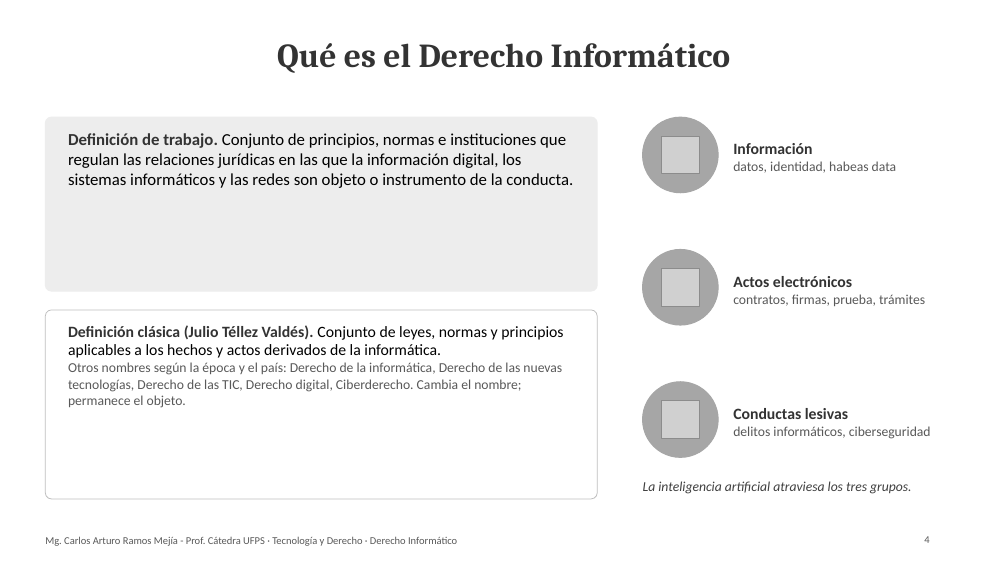
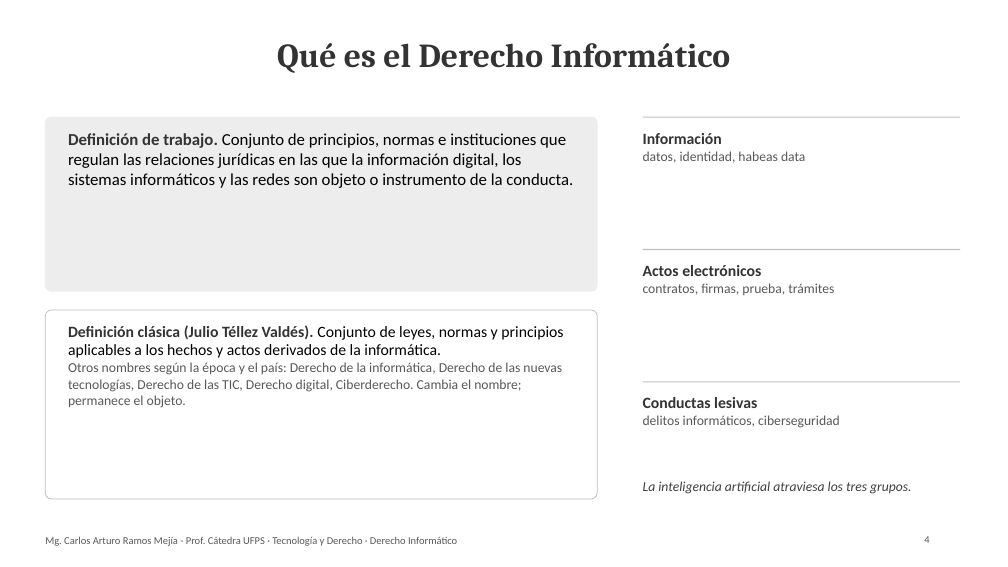
Before and after one commit to Arturoramos22/Arturoramos22, a slide deck: slide 4 of clase-derecho-informatico/DIAPOSITIVAS.pptx. Drawn at 1008x567 pixels with LibreOffice and Linux fonts; fonts in the diff are those of the drawing; grey boxes stand for pictures. Boxes give left, top, right and bottom in pixels: in the first picture for what was removed or moved away, otherwise in the second. Text is boxed around its words. In the diff, an @@ line names an element or a change of style, - is before the commit and + after.

```diff
--- a/clase-derecho-informatico/DIAPOSITIVAS.pptx
+++ b/clase-derecho-informatico/DIAPOSITIVAS.pptx
@@ ellipse removed at (643, 117, 718, 193) @@
@@ line added from (643, 117) to (960, 117), #BFBFBF 1 pt @@
@@ text "Información": place and size @@
-text "Información" at (733, 143, 896, 173)
+text "Información" at (643, 133, 805, 163)
@@ picture removed at (662, 136, 699, 174) @@
@@ text "Actos electrónicos": place and size @@
-text "Actos electrónicos" at (733, 276, 925, 306)
+text "Actos electrónicos" at (643, 265, 834, 295)
@@ ellipse removed at (643, 250, 718, 325) @@
@@ line added from (643, 250) to (960, 250), #BFBFBF 1 pt @@
@@ picture removed at (662, 268, 699, 306) @@
@@ ellipse removed at (643, 382, 718, 457) @@
@@ line added from (643, 382) to (960, 382), #BFBFBF 1 pt @@
@@ vertical alignment middle to top in 3 elements at (643, 133, 805, 163), (643, 265, 834, 295), (643, 397, 840, 428) @@
@@ text "Conductas lesivas": place and size @@
-text "Conductas lesivas" at (733, 408, 931, 439)
+text "Conductas lesivas" at (643, 397, 840, 428)
@@ picture removed at (662, 401, 699, 439) @@
```
Also in this commit, not shown: 17 other slides changed, 2 other files.
